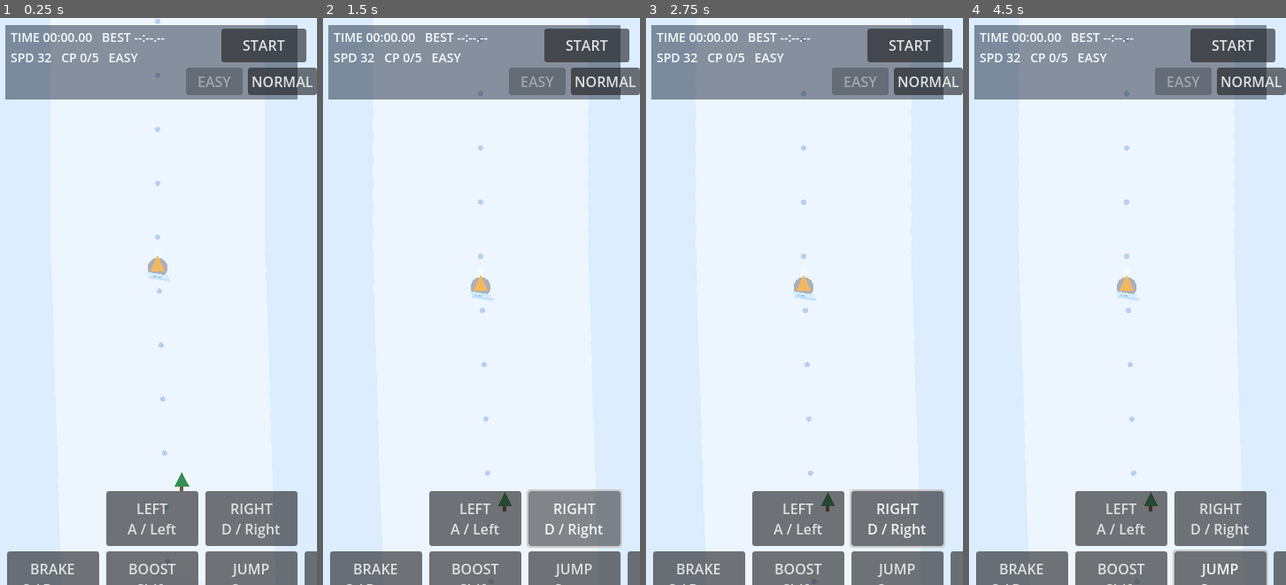
Above: before the commit, frames 1-4 (left to right).
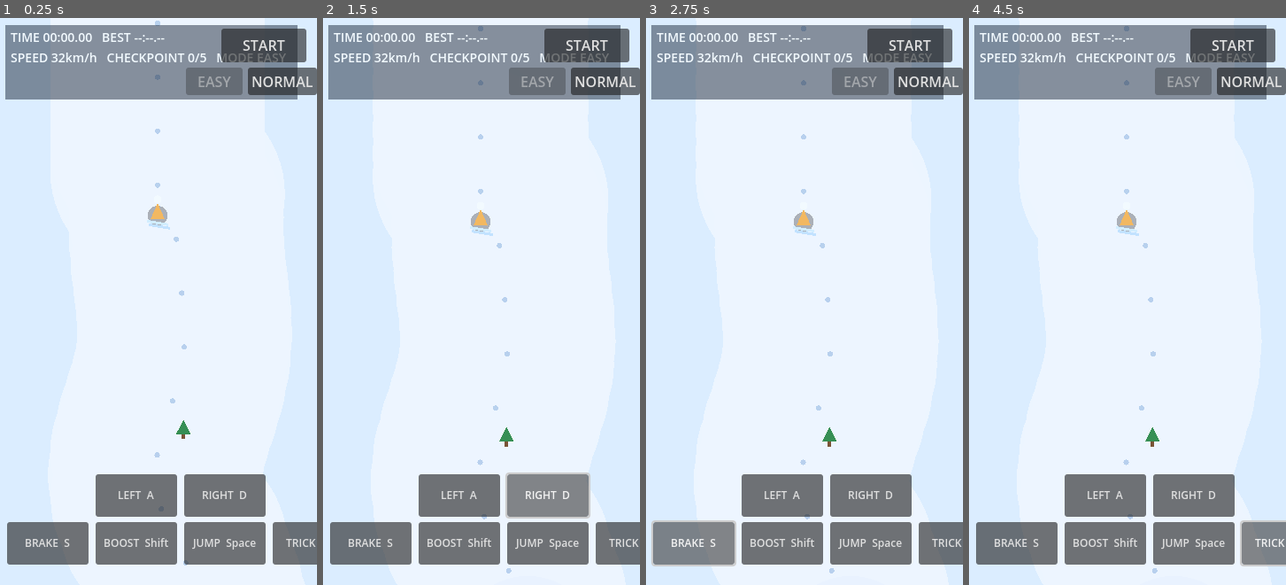
Above: after the commit, the same moments.

Repository: wndzlf/TapTapCho
Game: Godot game, scene res://scenes/main/Main.tscn
Two runs of this game, one before a commit and one after it. Both use one fixed random seed, a clock stepped at 60 frames per second and the inputs below.
Inputs (mouse positions are in pixels of both pictures, inside the frame that each line leads up to):
- Up to frame 1 (0.25 s): no input
- Up to frame 2 (1.5 s): click (459, 494) at 0.5 s, where only the run after the commit has a clickable "LEFT A"; click (548, 494) at 1.25 s, where only the run after the commit has a clickable "RIGHT D"
- Up to frame 3 (2.75 s): click (693, 545) at 2 s, where only the run after the commit has a clickable "BRAKE S"
- Up to frame 4 (4.5 s): click (1105, 545) at 2.75 s, where only the run after the commit has a clickable "BOOST Shift"; click "JUMP Space" at 3.5 s; click (1282, 545) at 4.25 s, where only the run after the commit has a clickable "TRICK Q/E"

The runs differ from the first frame. In frame 1, 11% of the frame differs, in the area x 2-100%, y 0-100%; in frame 2, 11%; in frame 3, 11%; in frame 4, 12%, in the area x 2-100%, y 1-100%.

Commit message:
tune ski HUD labels, control button size, camera framing, and track curves

Diff:
--- a/godot-winter-ski-rush/scenes/main/Main.gd
+++ b/godot-winter-ski-rush/scenes/main/Main.gd
@@ -22,14 +22,17 @@
 
 var _track_points: Array[Vector2] = [
 	Vector2(BASE_CENTER_X, WORLD_TOP),
-	Vector2(196, 620),
-	Vector2(150, 1140),
-	Vector2(214, 1680),
-	Vector2(166, 2240),
-	Vector2(212, 2780),
-	Vector2(148, 3380),
-	Vector2(202, 4040),
-	Vector2(172, 4680),
+	Vector2(228, 520),
+	Vector2(132, 900),
+	Vector2(252, 1320),
+	Vector2(118, 1740),
+	Vector2(264, 2140),
+	Vector2(108, 2580),
+	Vector2(258, 3020),
+	Vector2(122, 3460),
+	Vector2(246, 3920),
+	Vector2(136, 4380),
+	Vector2(216, 4740),
 	Vector2(BASE_CENTER_X, FINISH_Y),
 ]
 
@@ -420,8 +423,12 @@
 		var b := _track_points[i + 1]
 		if y <= b.y:
 			var t := inverse_lerp(a.y, b.y, y)
-			return lerpf(a.x, b.x, t)
-	return _track_points[_track_points.size() - 1].x
+			var base_x := lerpf(a.x, b.x, t)
+			var wiggle := sin(y * 0.011) * 30.0 + sin(y * 0.021 + 1.1) * 14.0
+			return clampf(base_x + wiggle, 62.0, WORLD_WIDTH - 62.0)
+	var end_x := _track_points[_track_points.size() - 1].x
+	var end_wiggle := sin(y * 0.011) * 30.0 + sin(y * 0.021 + 1.1) * 14.0
+	return clampf(end_x + end_wiggle, 62.0, WORLD_WIDTH - 62.0)
 
 
 func _slope_at(y: float) -> float:
@@ -547,8 +554,8 @@
 	var viewport_height := get_viewport_rect().size.y
 	var speed_range := maxf(1.0, active_max_speed - active_min_speed)
 	var speed_factor := clampf((forward_speed - active_min_speed) / speed_range, 0.0, 1.0)
-	var look_ahead := clampf(viewport_height * 0.12, 120.0, 190.0) + speed_factor * 40.0
-	var target_pos := Vector2(player_pos.x, clampf(player_pos.y - look_ahead, 170.0, FINISH_Y - 120.0))
+	var follow_down := clampf(viewport_height * 0.11, 90.0, 140.0) + speed_factor * 22.0
+	var target_pos := Vector2(player_pos.x, clampf(player_pos.y + follow_down, 170.0, FINISH_Y - 120.0))
 	camera.position = camera.position.lerp(target_pos, clampf(delta * 6.2, 0.04, 0.22))
 
 	var target_zoom := 1.04 - speed_factor * 0.23
@@ -631,8 +638,8 @@
 	controls.anchor_bottom = 1.0
 	controls.offset_left = 10
 	controls.offset_right = -10
-	controls.offset_top = -106
-	controls.offset_bottom = -10
+	controls.offset_top = -136
+	controls.offset_bottom = -12
 	controls.alignment = BoxContainer.ALIGNMENT_CENTER
 	controls.add_theme_constant_override("separation", 6)
 	controls.mouse_filter = Control.MOUSE_FILTER_STOP
@@ -643,8 +650,8 @@
 	row_steer.add_theme_constant_override("separation", 8)
 	controls.add_child(row_steer)
 
-	var left_btn := _make_hold_button("LEFT\nA / Left", func() -> void: touch_left = true, func() -> void: touch_left = false)
-	var right_btn := _make_hold_button("RIGHT\nD / Right", func() -> void: touch_right = true, func() -> void: touch_right = false)
+	var left_btn := _make_hold_button("LEFT  A", func() -> void: touch_left = true, func() -> void: touch_left = false)
+	var right_btn := _make_hold_button("RIGHT  D", func() -> void: touch_right = true, func() -> void: touch_right = false)
 
 	row_steer.add_child(left_btn)
 	row_steer.add_child(right_btn)
@@ -654,10 +661,10 @@
 	row_actions.add_theme_constant_override("separation", 8)
 	controls.add_child(row_actions)
 
-	var brake_btn := _make_hold_button("BRAKE\nS / Down", func() -> void: touch_brake = true, func() -> void: touch_brake = false)
-	var crouch_btn := _make_hold_button("BOOST\nShift", func() -> void: touch_crouch = true, func() -> void: touch_crouch = false)
-	var jump_btn := _make_tap_button("JUMP\nSpace", func() -> void: touch_jump_queued = true)
-	var trick_btn := _make_hold_button("TRICK\nQ / E", func() -> void: touch_trick = true, func() -> void: touch_trick = false)
+	var brake_btn := _make_hold_button("BRAKE  S", func() -> void: touch_brake = true, func() -> void: touch_brake = false)
+	var crouch_btn := _make_hold_button("BOOST  Shift", func() -> void: touch_crouch = true, func() -> void: touch_crouch = false)
+	var jump_btn := _make_tap_button("JUMP  Space", func() -> void: touch_jump_queued = true)
+	var trick_btn := _make_hold_button("TRICK  Q/E", func() -> void: touch_trick = true, func() -> void: touch_trick = false)
 
 	row_actions.add_child(brake_btn)
 	row_actions.add_child(crouch_btn)
@@ -730,7 +737,8 @@
 func _make_hold_button(label: String, on_press: Callable, on_release: Callable) -> Button:
 	var b := Button.new()
 	b.text = label
-	b.custom_minimum_size = Vector2(104, 62)
+	b.custom_minimum_size = Vector2(92, 48)
+	b.add_theme_font_size_override("font_size", 12)
 	b.mouse_default_cursor_shape = Control.CURSOR_POINTING_HAND
 	b.button_down.connect(on_press)
 	b.button_up.connect(on_release)
@@ -741,7 +749,8 @@
 func _make_tap_button(label: String, on_tap: Callable) -> Button:
 	var b := Button.new()
 	b.text = label
-	b.custom_minimum_size = Vector2(104, 62)
+	b.custom_minimum_size = Vector2(92, 48)
+	b.add_theme_font_size_override("font_size", 12)
 	b.mouse_default_cursor_shape = Control.CURSOR_POINTING_HAND
 	b.pressed.connect(on_tap)
 	return b
@@ -893,7 +902,7 @@
 	var best_label := "--:--.--" if best_time == INF else _fmt_time(best_time)
 	var speed_kmh := int(round(forward_speed * 0.42))
 	var main_line := "TIME %s   BEST %s" % [_fmt_time(run_time), best_label]
-	var sub_line := "SPD %d   CP %d/%d   %s" % [speed_kmh, cp_now, checkpoints.size(), _difficulty_name()]
+	var sub_line := "SPEED %dkm/h   CHECKPOINT %d/%d   MODE %s" % [speed_kmh, cp_now, checkpoints.size(), _difficulty_name()]
 	hud_label.text = "%s\n%s" % [main_line, sub_line]
 
 	if hint_label != null:
Not shown, changed: godot-winter-ski-rush-web/index.html
Not shown, changed: godot-winter-ski-rush-web/index.pck
